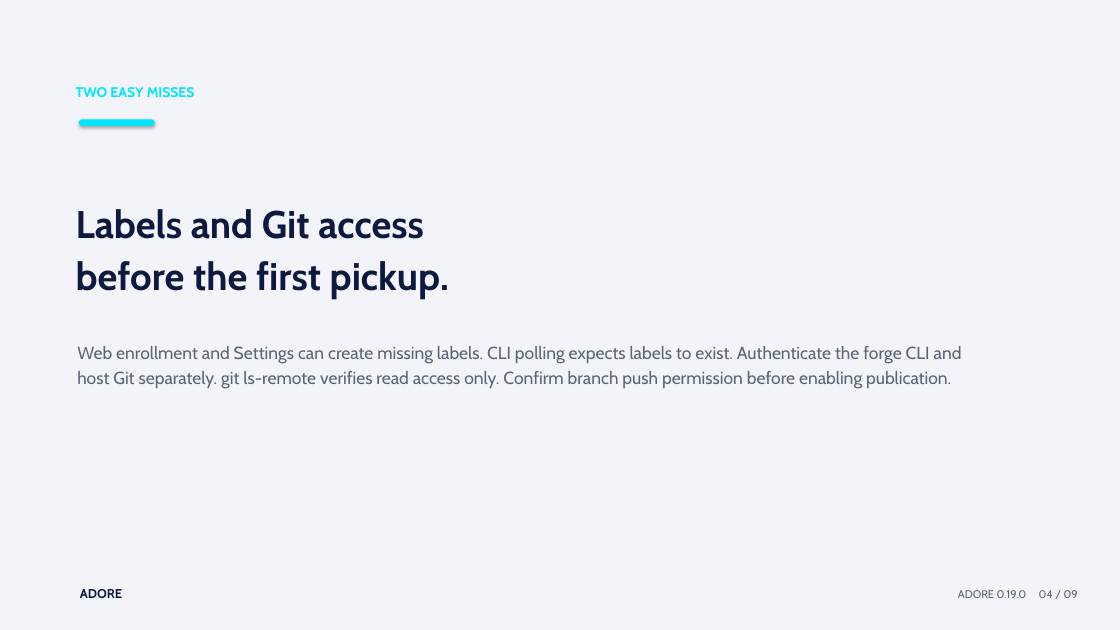
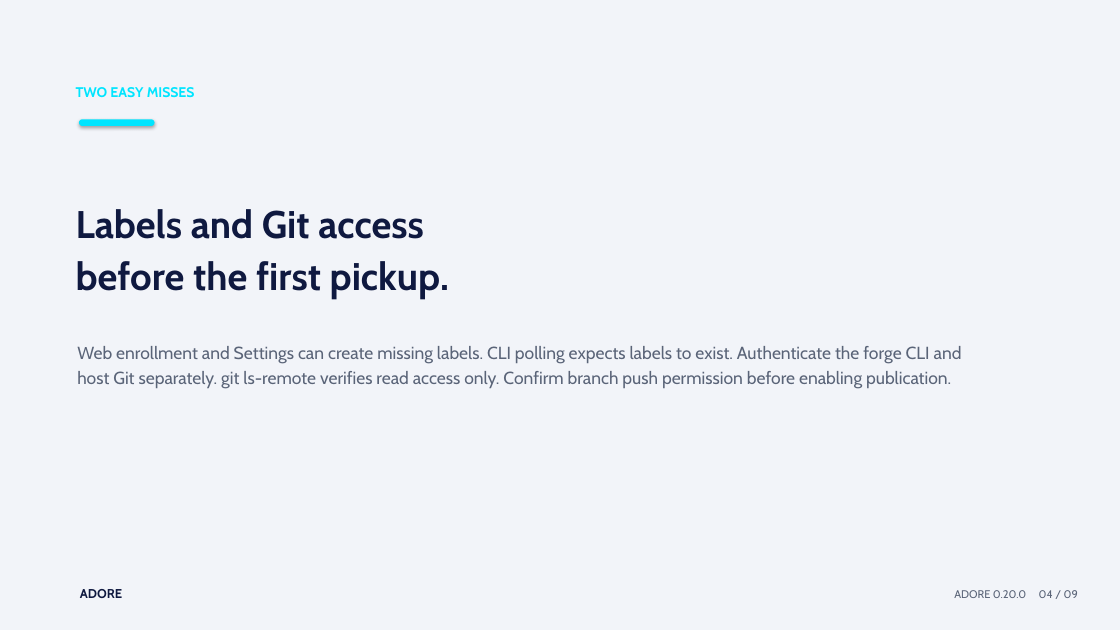
Before and after one commit to DDP-Engineering/AgenticDeliveryOrchestratorRuntimeEngine, a slide deck: slide 4 of 01_Documentation/Operator_Cheat_Sheets/Presentations/ADORE_01_Setup_And_First_Run.pptx. Drawn at 1120x630 pixels with LibreOffice and Linux fonts; fonts in the diff are those of the drawing. Boxes give left, top, right and bottom in pixels: in the first picture for what was removed or moved away, otherwise in the second. Text is boxed around its words. In the diff, an @@ line names an element or a change of style, - is before the commit and + after.

Commit message:
Release ADORE 0.20.0
Cut version 0.20.0 (2026-11-18) and close the remaining findings of the
2026-11-17 repository review.

- H2: an egress proxy that is not running is created anew from an allowlist
  written at that moment, and the list is never written through a link.
- WEB-21: the process that supervises a job no longer holds the engine's
  output in memory.
- FRG-16: the environment report of `adore init` no longer says that the
  Azure sign-in is missing before the Azure scope is known.
- WEB-23: the statistics help states that cost per job counts the selected
  period only; the specified rule is pinned by a test.
- Documentation for WEB-11, H3, ORC-18, FRG-10, DOC-9, DOC-13 and CMP-13.
- Three tests brought in line with saved job execution settings: a changed
  project setting no longer stops a prepared job, and the concurrency test
  hooks the backend class.

Full Python suite before the version cut: 3942 passed, 31 skipped. Frontend:
193 unit tests passed, type checks clean, web bundle rebuilt.

```diff
--- a/01_Documentation/Operator_Cheat_Sheets/Presentations/ADORE_01_Setup_And_First_Run.pptx
+++ b/01_Documentation/Operator_Cheat_Sheets/Presentations/ADORE_01_Setup_And_First_Run.pptx
@@ text at bbox=[954, 590, 1078, 598]: text changed @@
-ADORE 0.19.0 04 / 09
+ADORE 0.20.0 04 / 09
```
Also in this commit, not shown: 8 other slides changed, 50 other files.
